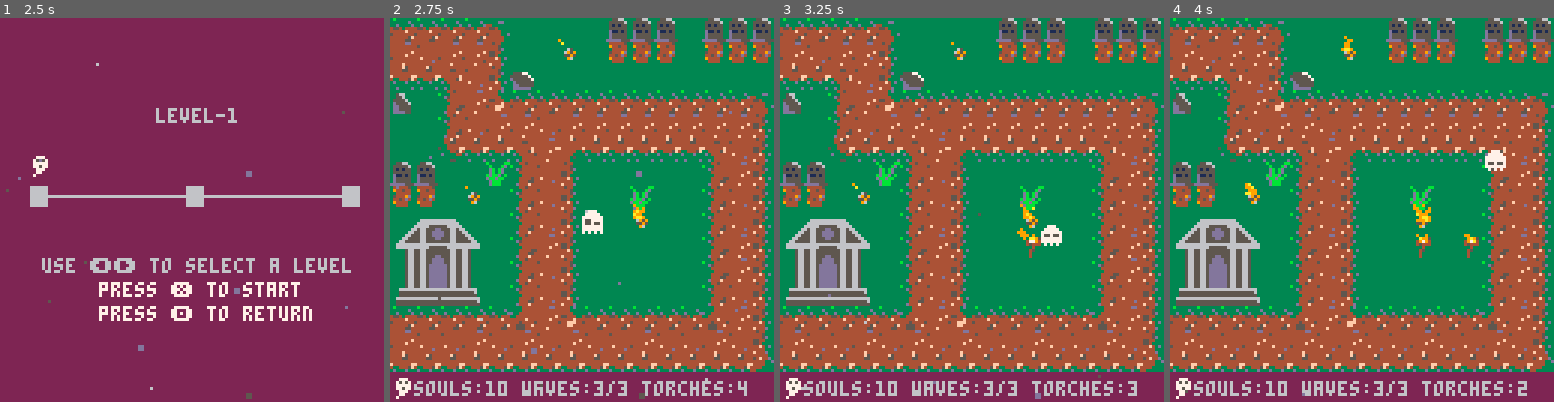
Above: before the commit, frames 1-4 (left to right).
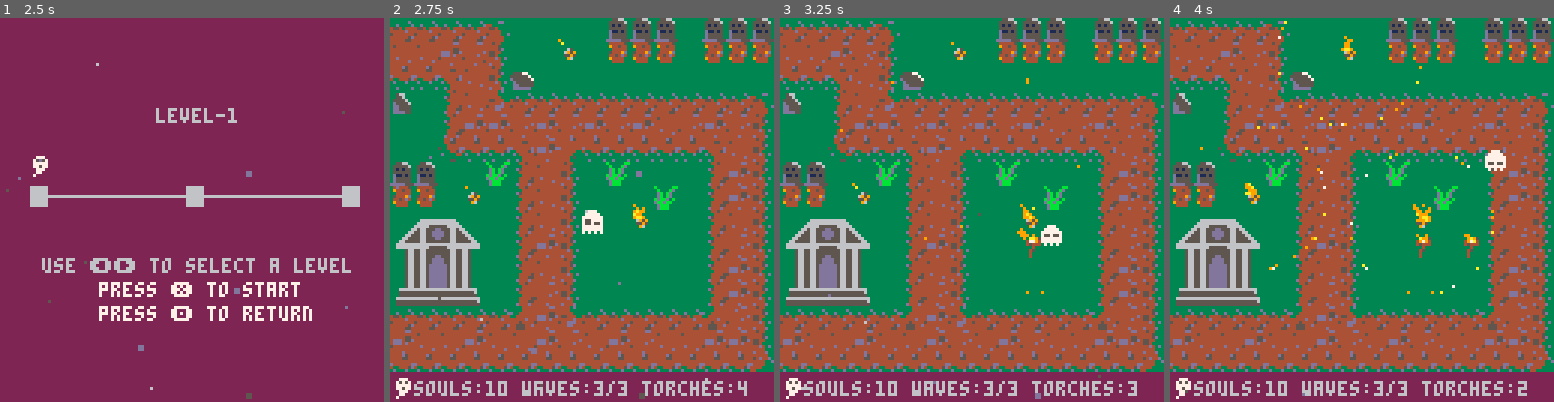
Above: after the commit, the same moments.

Repository: NicolaMigliore/grave_defence
Game: PICO-8 cartridge grave_defence.p8
The game is run twice, just before and just after one commit, with the same random seed, the same clock (stepped at 60 frames per second) and the same inputs.
Inputs:
- Up to frame 1 (2.5 s): tap O (Z key) at 0.33, 0.7, 1.43, 2.22 s; tap X (X key) at 1.07, 2.07, 2.4 s; hold Left 1.97-2.37 s; hold Down from 2.42 s (still down)
- Up to frame 2 (2.75 s): keep holding Down; tap X (X key) at 2.73 s
- Up to frame 3 (3.25 s): release Down at 2.82 s; hold Right from 2.87 s (still down); tap X (X key) at 3.07 s; tap O (Z key) at 3.1 s
- Up to frame 4 (4 s): tap X (X key) at 3.4, 3.73 s; release Right at 3.53 s; hold Up from 3.58 s (still down); tap O (Z key) at 3.98 s

Frame 1 is identical in both runs. In frame 2, 4.6% of the frame differs, in the area x 0-97%, y 0-92%; in frame 3, 4.7%; in frame 4, 4.9%.

Commit message:
Added toggle flame auras

Diff:
--- a/grave_defence.p8
+++ b/grave_defence.p8
@@ -1,5 +1,5 @@
 pico-8 cartridge // http://www.pico-8.com
-version 41
+version 42
 __lua__
 #include scripts/main.lua
 #include scripts/scenes/game.lua
@@ -113,23 +113,23 @@
 
 
 __gff__
-0000000101010000000000000101010100000000000000000000000000000000000000000000000000000000000000000100000000000000000000000000000000000000000000000000000000000000000000000000000000000000000000000000000000000000010101010000000000000000000000000101010100000000
+0200000101010000000000000101010100000000000000000002020202000000000000000000000002020202020200000100000000000000020202020202000000000000000000000000000000000000000000000000000000000000000000000000000000000000010101010000000000000000000000000101010100000000
 0000000000000000000000000000000000000000000000000000000000000000000000000000000000000000000000000000000000000000000000000000000000000000000000000000000000000000000000000000000000000000000000000000000000000000000000000000000000000000000000000000000000000000
 __map__
 191919192b00000000323232003232324c4d4e4f323200000c0000001f000000191919192b0000000000002a191919190000000000000000000000000000000000000000000000000000000000000000000000000000000000000000000000000000000000000000000000000000000000000000000000000000000000000000
-293829291c00000c003333332f3333335c5d5e5f33332a191919191919192b00293829381c004c4d4e4f001a382938290000000000000000000000000000000000000000000000000000000000000000000000000000000000000000000000000000000000000000000000000000000000000000000000000000000000000000
+383828291c00000c00333333003333335c5d5e5f33332a191919191919192b00293829381c004c4d4e4f001a382938290000000000000000000000000000000000000000000000000000000000000000000000000000000000000000000000000000000000000000000000000000000000000000000000000000000000000000
 39392d381c1e000000000000000000006c6d6e6f32321a383829383829291c3239392d291c0c5c5d5e5f0c1a292c39390000000000000000000000000000000000000000000000000000000000000000000000000000000000000000000000000000000000000000000000000000000000000000000000000000000000000000
-1d001a293c191919191919191919192b7c7d7e7f33331a292c3939392d381c3300001a381c006c6d6e6f001a381c00000000000000000000000000000000000000000000000000000000000000000000000000000000000000000000000000000000000000000000000000000000000000000000000000000000000000000000
-00001a3829293829292929292929291c2a3d3c1919193d291c0000001a381c0000001a291c007c7d7e7f001a291c00000000000000000000000000000000000000000000000000000000000000000000000000000000000000000000000000000000000000000000000000000000000000000000000000000000000000000000
-00003a39392d292c39393939392d381c1a292938383829381c0000001a381c001f001a383c19193d3c19193d381c00000000000000000000000000000000000000000000000000000000000000000000000000000000000000000000000000000000000000000000000000000000000000000000000000000000000000000000
-323200001f1a381c00000000001a291c1a382c3939392d381c000e001a291c3200003a3939392d29292c3939393b00000000000000000000000000000000000000000000000000000000000000000000000000000000000000000000000000000000000000000000000000000000000000000000000000000000000000000000
-3333000c001a381c00001f00001a381c1a291c0000001a291c0000001a291c333232000000001a38291c0000004a4b000000000000000000000000000000000000000000000000000000000000000000000000000000000000000000000000000000000000000000000000000000000000000000000000000000000000000000
+1d001a383c191919191919191919192b7c7d7e7f33331a292c3939392d381c3300001a381c006c6d6e6f001a381c00000000000000000000000000000000000000000000000000000000000000000000000000000000000000000000000000000000000000000000000000000000000000000000000000000000000000000000
+00001a2828292829282928382928291c2a3d3c1919193d291c0000001a381c0000001a291c007c7d7e7f001a291c00000000000000000000000000000000000000000000000000000000000000000000000000000000000000000000000000000000000000000000000000000000000000000000000000000000000000000000
+00003a39392d282c39393939392d381c1a292938383829381c0000001a381c001f001a383c19193d3c19193d381c00000000000000000000000000000000000000000000000000000000000000000000000000000000000000000000000000000000000000000000000000000000000000000000000000000000000000000000
+323200001f1a381c001f0000001a281c1a382c3939392d381c000e001a291c3200003a3939392d29292c3939393b00000000000000000000000000000000000000000000000000000000000000000000000000000000000000000000000000000000000000000000000000000000000000000000000000000000000000000000
+3333000c001a381c0000001f001a281c1a291c0000001a291c0000001a291c333232000000001a38291c0000004a4b000000000000000000000000000000000000000000000000000000000000000000000000000000000000000000000000000000000000000000000000000000000000000000000000000000000000000000
 4c4d4e4f001a381c00000c00001a381c1a381c000c001a381c6a6b001a381c003333000e00001a29291c00000d5a5b000000000000000000000000000000000000000000000000000000000000000000000000000000000000000000000000000000000000000000000000000000000000000000000000000000000000000000
-5c5d5e5f001a291c00000000001a291c1a291c0000001a291c7a7b001a291c000000000000001a38291c001f000000000000000000000000000000000000000000000000000000000000000000000000000000000000000000000000000000000000000000000000000000000000000000000000000000000000000000000000
-6c6d6e6f001a381c00000000001a291c1a383c1919193d383c1919193d381c321919191919193d29293c1919191919190000000000000000000000000000000000000000000000000000000000000000000000000000000000000000000000000000000000000000000000000000000000000000000000000000000000000000
-7c7d7e7f001a381c00000000001a381c1a382938382938383829293838291c33292929382938293829383838293838290000000000000000000000000000000000000000000000000000000000000000000000000000000000000000000000000000000000000000000000000000000000000000000000000000000000000000
-19191919193d293c19191919193d291c3a39393939393939393939392d291c00393939393939393939393939393939390000000000000000000000000000000000000000000000000000000000000000000000000000000000000000000000000000000000000000000000000000000000000000000000000000000000000000
-2938382938293829383829383829381c001f000000000000000000001a291c00000000000c00000000001e0c000000000000000000000000000000000000000000000000000000000000000000000000000000000000000000000000000000000000000000000000000000000000000000000000000000000000000000000000
+5c5d5e5f001a281c00000000001a291c1a291c0000001a291c7a7b001a291c000000000000001a38291c001f000000000000000000000000000000000000000000000000000000000000000000000000000000000000000000000000000000000000000000000000000000000000000000000000000000000000000000000000
+6c6d6e6f001a381c00000000001a281c1a383c1919193d383c1919193d381c321919191919193d29293c1919191919190000000000000000000000000000000000000000000000000000000000000000000000000000000000000000000000000000000000000000000000000000000000000000000000000000000000000000
+7c7d7e7f001a291c00000000001a281c1a382938382938383829293838291c33292929382938293829383838293838290000000000000000000000000000000000000000000000000000000000000000000000000000000000000000000000000000000000000000000000000000000000000000000000000000000000000000
+19191919193d283c19191919193d291c3a39393939393939393939392d291c00393939393939393939393939393939390000000000000000000000000000000000000000000000000000000000000000000000000000000000000000000000000000000000000000000000000000000000000000000000000000000000000000
+2838382838382829382829383828281c001f000000000000000000001a291c00000000000c00000000001e0c000000000000000000000000000000000000000000000000000000000000000000000000000000000000000000000000000000000000000000000000000000000000000000000000000000000000000000000000
 3939393939393939393939393939393b000000000000000c000000001a291c00000000000000000000000000000000000000000000000000000000000000000000000000000000000000000000000000000000000000000000000000000000000000000000000000000000000000000000000000000000000000000000000000
 
 
--- a/scripts/particles.lua
+++ b/scripts/particles.lua
@@ -93,7 +93,13 @@
 	)
 end
 
---spawn fmoke
+-- spawn static pixel
+function spawn_static_pixel(_x,_y,_colors,_max_age)
+    _max_age = _max_age or rnd(20)+10
+    add_particle(_x,_y,0,0,0,_max_age,_colors,1)
+end
+
+--spawn smoke
 function spawn_smoke(_x,_y,_colors)
 	for i=0, 2+rnd(4) do
 		local angle = rnd()
--- a/scripts/player.lua
+++ b/scripts/player.lua
@@ -21,6 +21,7 @@
         dy=0,
         movement_cd=0
     }
+    show_auras = false
 end
 
 function _player_u()
@@ -182,7 +183,7 @@
         if tile==0 and available_torches>0 and tile_in_bounds then
             add_torch(tile_x,tile_y,1,nil)
             available_torches-=1
-            spawn_smoke(player.x+4,player.y+4,{8,9,19})
+            spawn_smoke(player.x+4,player.y+4,{8,9,10})
         elseif tile == 1 or tile == 2 then
             del_torch(tile_x,tile_y)
             available_torches+=1
@@ -193,6 +194,8 @@
             sfx(3)
         end
     end
+    -- toggle flame auras
+    if (btnp(🅾️)) show_auras = not show_auras
 end
 
 function collide(bounding_box)
@@ -220,10 +223,6 @@
     local old_x, old_y = player.x, player.y
     local lvl_offset = (selected_lvl-1) * 16
     local found_placement= false
-
-
-
-
     local offsets = {{0,0},{1,0},{-1,0},{0,1},{0,-1},{-1,-1},{1,1},{1,-1},{-1,1}}
     local i = 1
     while i<10 and found_placement==false do
--- a/scripts/power_flame.lua
+++ b/scripts/power_flame.lua
@@ -8,8 +8,6 @@
     pflames={}
 
     pf_anim_speed=0.1
-
-    debug_pf_aura=false
 end
 
 function _pf_u()
@@ -44,11 +42,7 @@
             sspr(spr_x,0,7,7,pf.x,pf.y-spr_size/3,spr_size,spr_size)
             -- spr(pf.sprites[flr(pf.spr_i)],pf.x,pf.y)
 
-            if debug_pf_aura then
-                circ(pf.x+4,pf.y+4,pf_aura_r,pf.colors[1])
-                print(pf.power,pf.x,pf.y-6)
-            end
-
+            -- draw link particles
             for t_id in all(pf.ltorches) do
                 local t = get_torch(t_id)
                 draw_link_particles(
@@ -56,6 +50,13 @@
                     {t.x*8,t.y*8,8,8},
                     pf.colors[1]
                 )
+            end
+
+            -- draw torch radius
+            if show_auras then
+                for i=1,rnd()+0.5 do
+                    draw_radius_particles(pf.x+4,pf.y+4,pf.colors)
+                end
             end
             pal()
         end
@@ -136,7 +137,18 @@
 	local hb2_x,hb2_y,hb2_w,hb2_h = unpack(_hb2)
     local p1_x,p1_y = flr(hb1_x+hb1_w/2),flr(hb1_y+hb1_h/2)
     local p2_x,p2_y = flr(hb2_x+hb2_w/2),flr(hb2_y+hb2_h/2)
-    if (debug_pf_aura) line(p1_x,p1_y,p2_x,p2_y,_c)
+end
+
+function draw_radius_particles(_center_x,_center_y,_colors)
+    local angle = rnd()
+    local x = _center_x + pf_aura_r * cos(angle)
+	local y = _center_y + pf_aura_r * sin(angle)
+    -- check if tile is clear
+    local tile_x, tile_y = flr(x/8), flr(y/8)
+    tile_can_draw_particles = fget(mget(tile_x,tile_y),1)
+    local ui_min_y = 118
+
+    if (tile_can_draw_particles and y<ui_min_y) spawn_static_pixel(x,y,_colors,rnd(120))
 end
 
 --spawn initial level flames
Not shown, changed: 37 lines of the sprite sheet (__gfx__) section of grave_defence.p8
